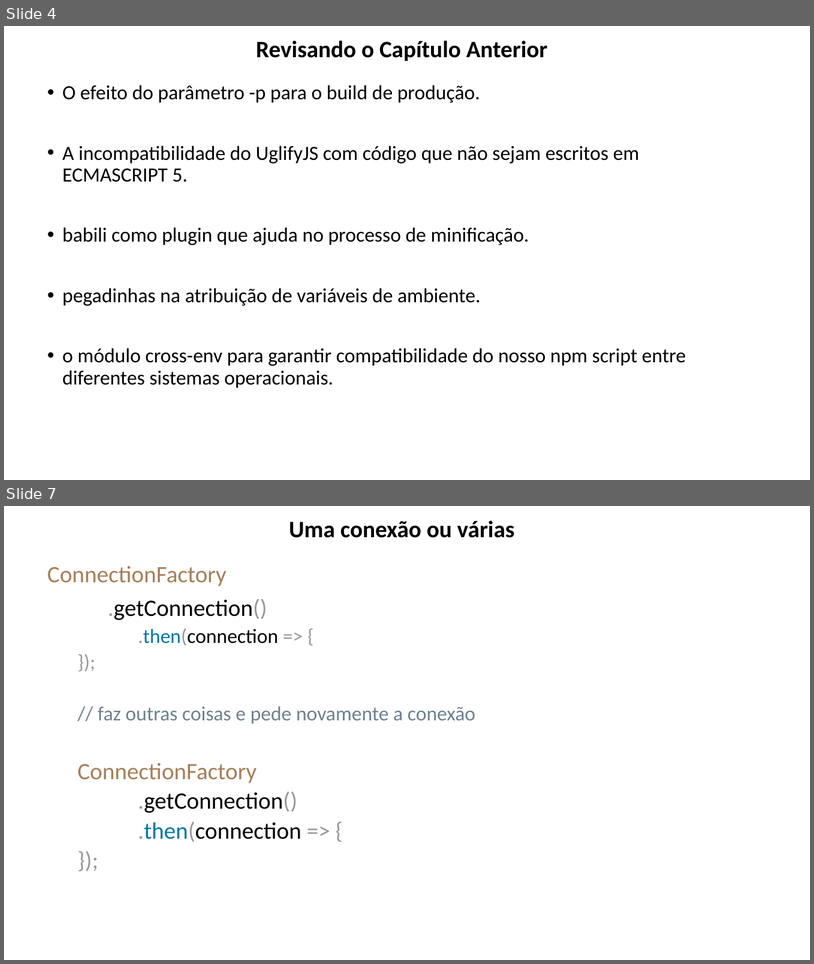
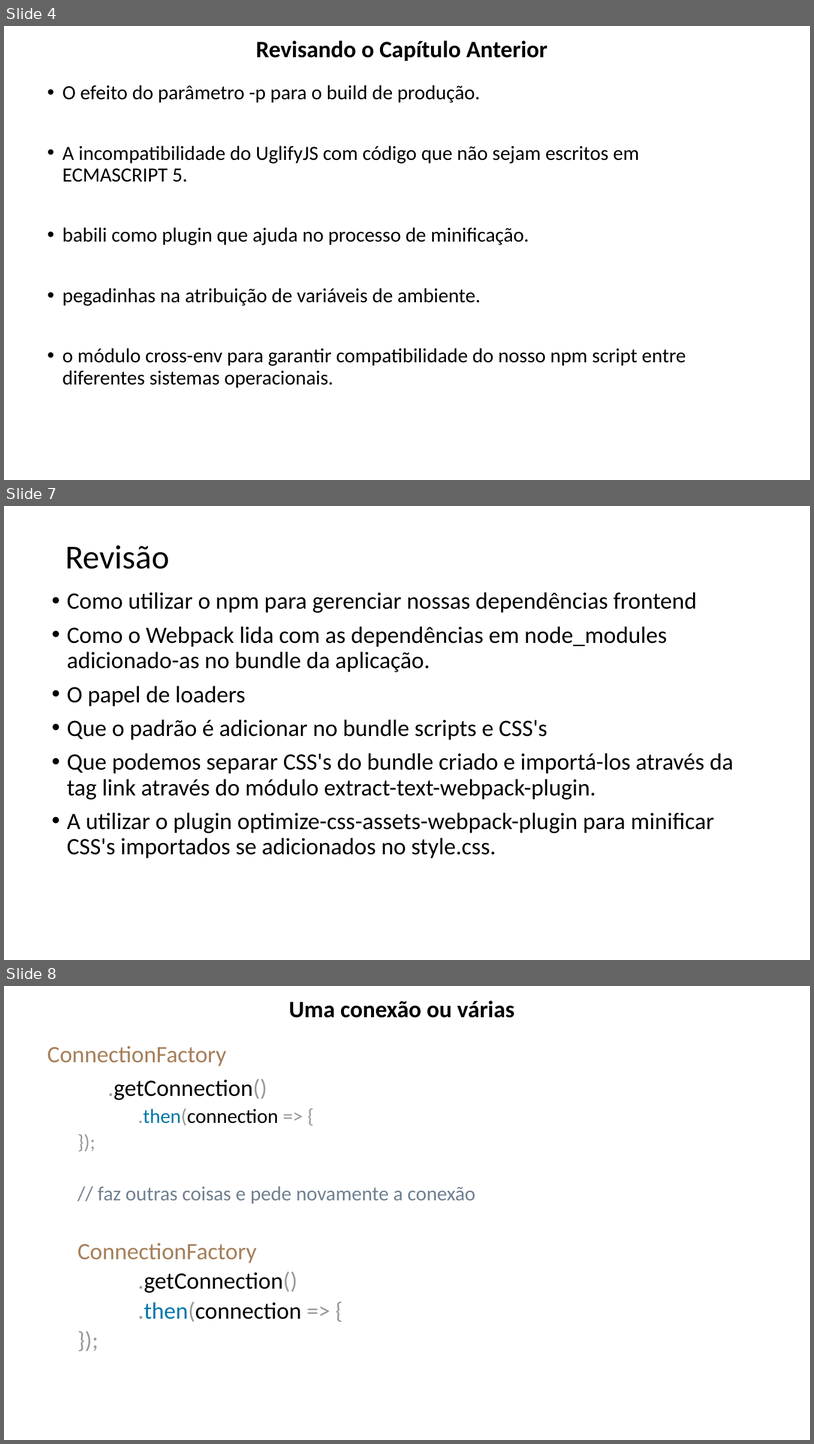
Before and after one commit to lacsousa/webpack, a slide deck: docs/Webpack-resumo.pptx. Shown one above the other, each under a label of ours: slides 4 and 7 before the commit, slides 4, 7 and 8 after it; the slides between them are not shown. The pictures are 814x964 and 814x1444 pixels, drawn with LibreOffice and Linux fonts; fonts in the diff are those of the drawing. Boxes give left, top, right and bottom in pixels: in the first picture for what was removed or moved away, otherwise in the second. Text is boxed around its words. In the diff, an @@ line names an element or a change of style, - is before the commit and + after.

Commit message:
Tratando arquivos CSS como módulos

```diff
--- a/docs/Webpack-resumo.pptx
+++ b/docs/Webpack-resumo.pptx
@@ slide 7 added at (4,506,810,960), background #FFFFFF @@
@@ title added at (65,545,169,569), 40 pt, text #000000 @@
+Revisão
@@ text added at (67,592,734,858), 28 pt, text #000000 @@
+• Como utilizar o npm para gerenciar nossas dependências frontend
+• Como o Webpack lida com as dependências em node_modules adicionado-as no bundle da aplicação.
+• O papel de loaders
+• Que o padrão é adicionar no bundle scripts e CSS's
+• Que podemos separar CSS's do bundle criado e importá-los através da tag link através do módulo extract-text-webpack-plugin.
+• A utilizar o plugin optimize-css-assets-webpack-plugin para minificar CSS's importados se adicionados no style.css.
@@ what was slide 7 is now slide 8 @@
```
Also in this commit, not shown: 1 slide changed, 1 other slide added, 2 slides removed, 6 other files.
